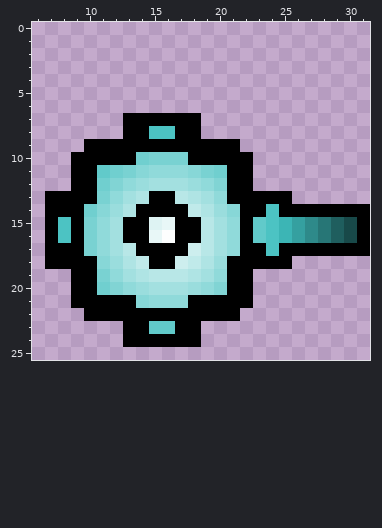
Two versions of one pixel-art sprite, assets/tower_slow.png. The picture above is the old version.
The file is 32x32 pixels. Colours within 5 levels of each other are drawn and written as one. Shown: x 6..31, y 0..25.
New version:
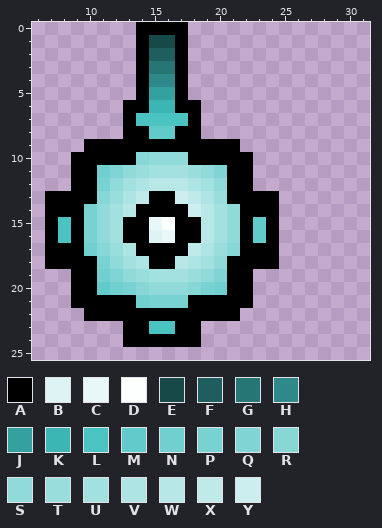
Palette (. is transparent): A #000000  B #def3f3  C #e8f7f7  D #fdfefe  E #184949  F #1f5e5e  G #277676  H #2e8a8a  J #35a0a0  K #3cb5b5  L #4cc3c3  M #61caca  N #70cfcf  P #79d2d2  Q #81d4d4  R #87d7d7  S #90dada  T #9adddd  U #a3e0e0  V #afe4e4  W #b8e7e7  X #c0eaea  Y #cdeeee
Diff:
@@ x 6..31 @@
- 0 ..........................
- 1 ..........................
- 2 ..........................
- 3 ..........................
- 4 ..........................
- 5 ..........................
- 6 ..........................
- 7 .......AAAAAA.............
- 8 .......AALLAA.............
+ 0 ........AAAA..............
+ 1 ........AEEA..............
+ 2 ........AFFA..............
+ 3 ........AGGA..............
+ 4 ........AHHA..............
+ 5 ........AJJA..............
+ 6 .......AAKKAA.............
+ 7 .......ALLLLA.............
+ 8 .......AAMMAA.............
  9 ....AAAAAAAAAAAA..........
-10 ...AAAAANPPPAAAAA.........
-11 ...AAMNPRSSSRPNAA.........
-12 ...AANQSTUUUTSQAA.........
-13 .AAAAPSUVAAWVUSAAAAA......
-14 .AAANRTVAAAAXVTRAALAAAAAAA
-15 .ALAPSUAABCAAWUSAMLKJHGFEA
-16 .ALAPSUAACDAAWUSAMLKJHGFEA
-17 .AAAPSUWAAAAYWUSAALAAAAAAA
-18 .AAAARTVXAAYXVTAAAAA......
-19 ...AAPSUVWWWVUSAA.........
-20 ...AANQSTUUUTSQAA.........
-21 ...AAAAARSSSAAAAA.........
+10 ...AAAAARSSSAAAAA.........
+11 ...AANQSTUUUTSQAA.........
+12 ...AAPSUVWWWVUSAA.........
+13 .AAAARTVXAAYXVTAAAA.......
+14 .AAAPSUWAAAAYWUSAAA.......
+15 .ALAPSUAACDAAWUSAMA.......
+16 .ALAPSUAABCAAWUSAMA.......
+17 .AAANRTVAAAAXVTRAAA.......
+18 .AAAAPSUVAAWVUSAAAA.......
+19 ...AANQSTUUUTSQAA.........
+20 ...AAMNPRSSSRPNAA.........
+21 ...AAAAANPPPAAAAA.........
 22 ....AAAAAAAAAAAA..........
-23 .......AAMMAA.............
+23 .......AALLAA.............
 24 .......AAAAAA.............
Pixel boxes of the changes (left, top, right, bottom) in both pictures:
changed: (84, 22, 370, 334)
